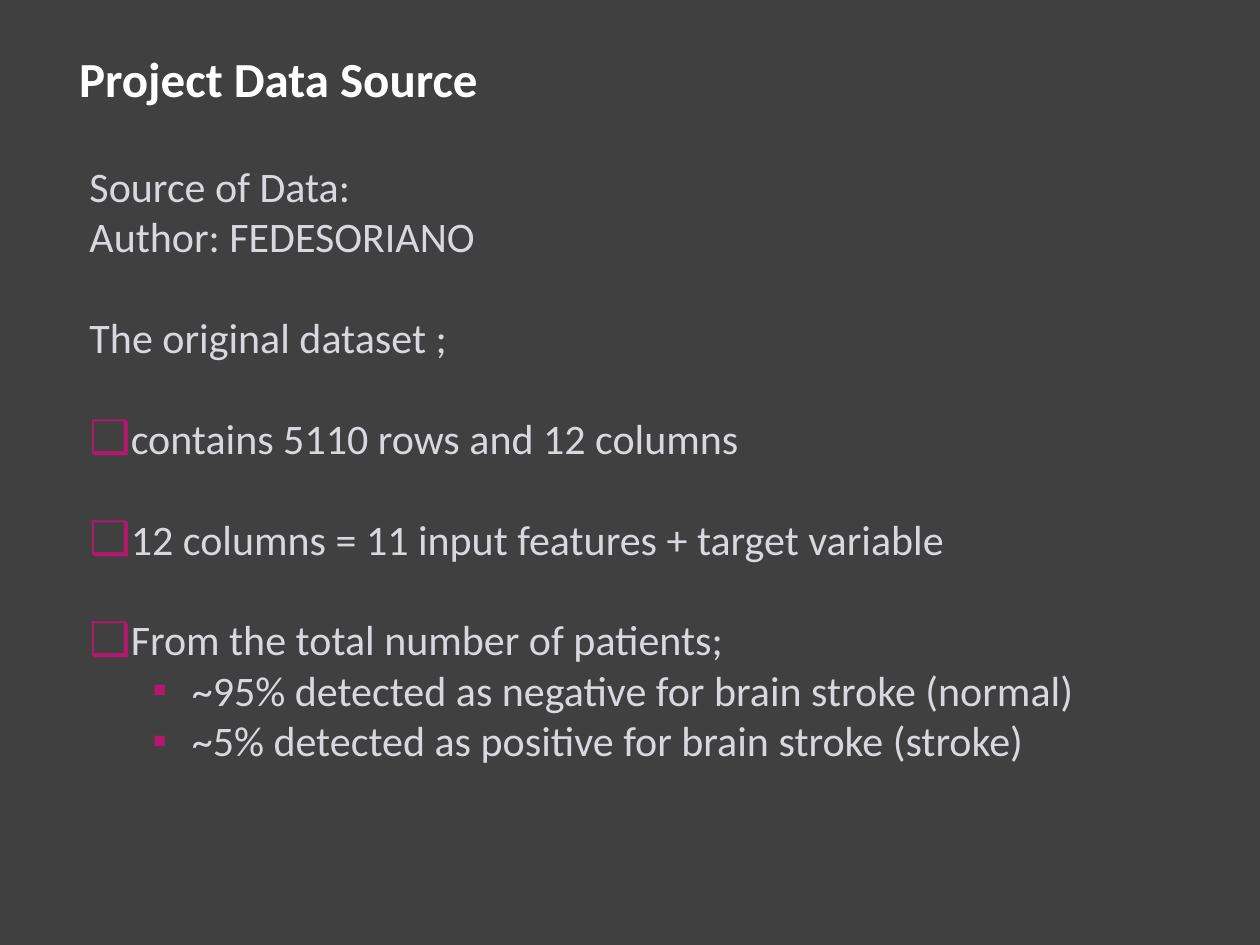
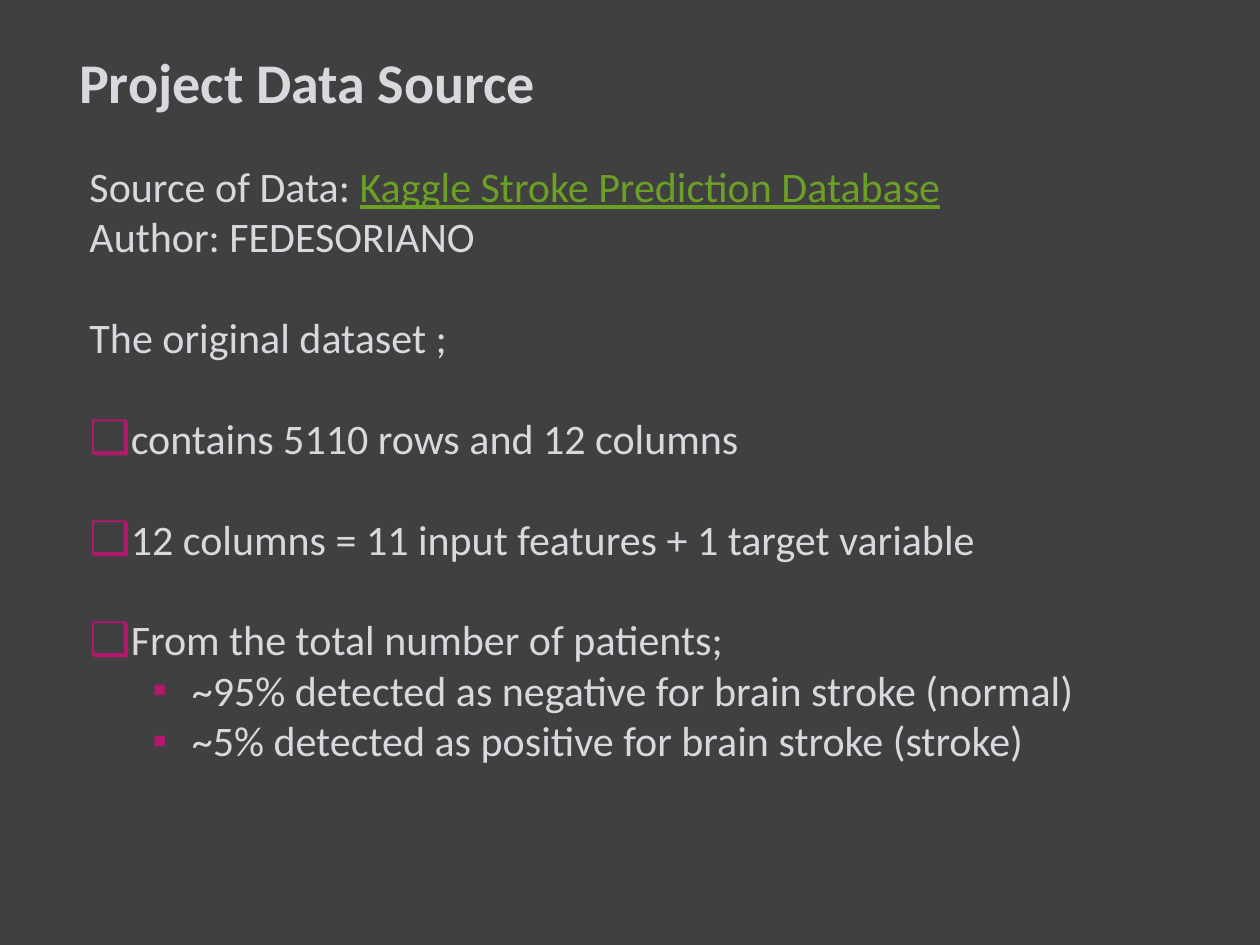
Before and after one commit to sheha919/Stroke_Prediction, a slide deck: slide 3 of stroke_pred_presentation.pptx. Drawn at 1260x945 pixels with LibreOffice and Linux fonts; fonts in the diff are those of the drawing. Boxes give left, top, right and bottom in pixels: in the first picture for what was removed or moved away, otherwise in the second. Text is boxed around its words. In the diff, an @@ line names an element or a change of style, - is before the commit and + after.

```diff
--- a/stroke_pred_presentation.pptx
+++ b/stroke_pred_presentation.pptx
@@ text "Project Data Source" at (x1=79, y1=64, x2=535, y2=113): size 28 to 32 pt, text colour #FFFFFF to #D8D8DE @@
@@ text at (x1=89, y1=173, x2=940, y2=209): text changed; text colour #D8D8DE to #6B9F25 @@
-Source of Data:
+Source of Data: Kaggle Stroke Prediction Database
@@ text at (x1=131, y1=526, x2=974, y2=562): text changed @@
-❑ 12 columns = 11 input features + target variable
+❑ 12 columns = 11 input features + 1 target variable
```
Also in this commit, not shown: 10 other slides changed, 2 slides added, 1 slide removed.
